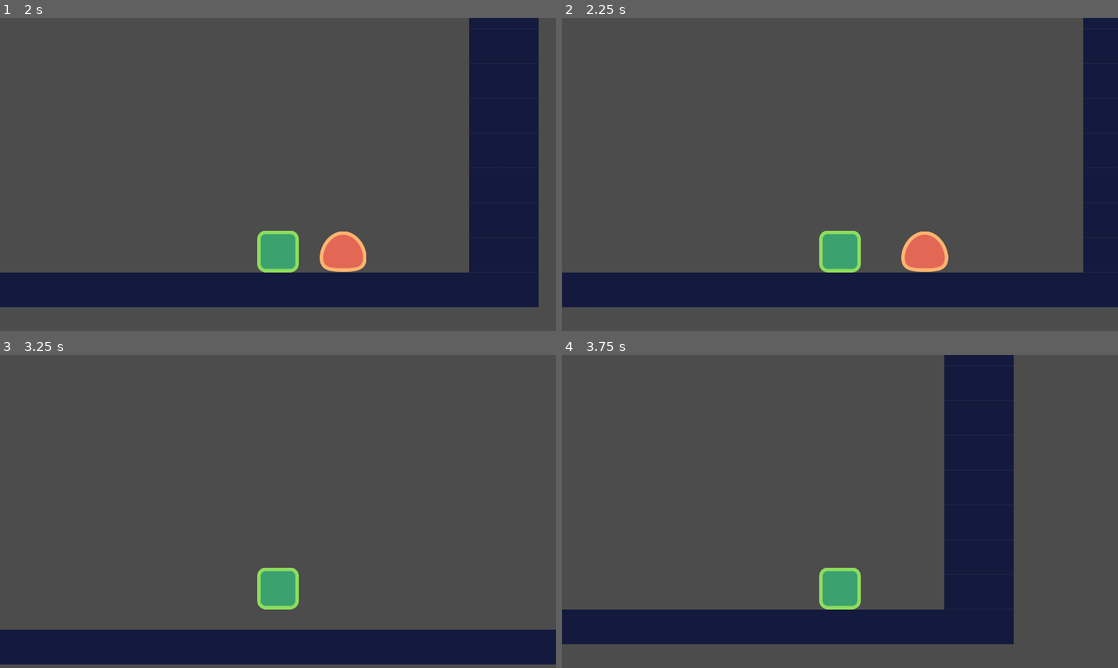
Above: before the commit, frames 1-4 (two rows, left to right).
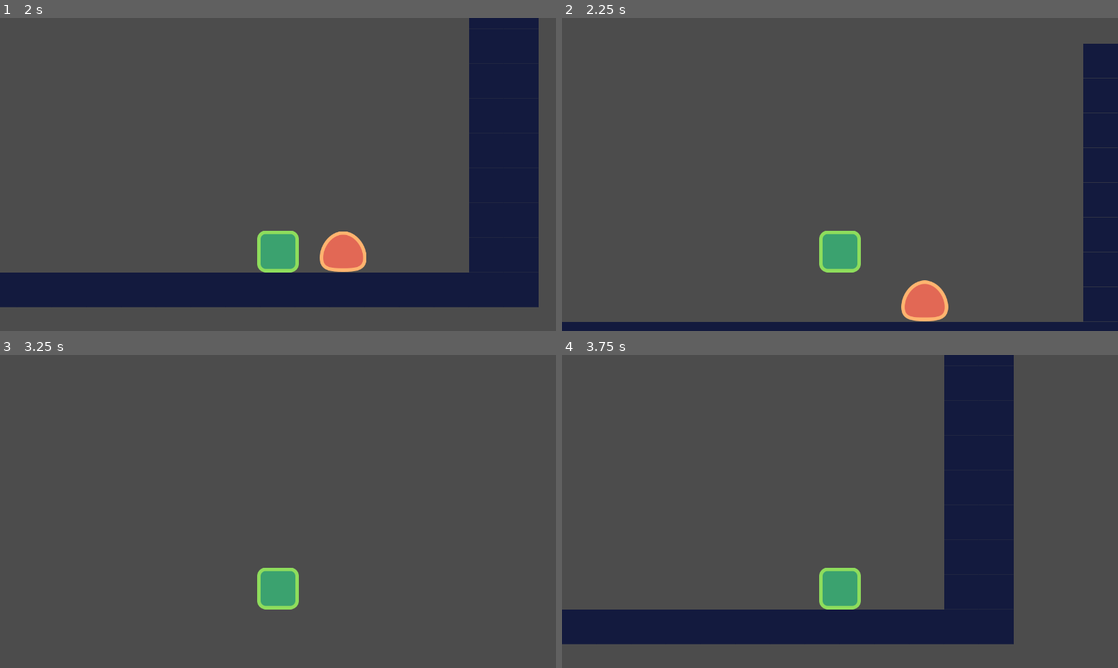
Above: after the commit, the same moments.

Repository: walizw/GodotProjects
Game: Godot game, scene res://scenes/level.tscn
Two runs of this game, one before a commit and one after it. Both use one fixed random seed, a clock stepped at 60 frames per second and the inputs below. The project has no main scene, so this scene is started directly.
Inputs:
- Up to frame 1 (2 s): tap Enter at 0.5 s; hold D (right) from 0.53 s (still down); tap W (jump) at 0.77, 1.52 s
- Up to frame 2 (2.25 s): release D (right) at 2.03 s; hold A (left) from 2.03 s (still down)
- Up to frame 3 (3.25 s): release A (left) at 2.78 s; hold D (right) from 2.78 s (still down); tap W (jump) at 3.02 s
- Up to frame 4 (3.75 s): keep holding D (right)

Frame 1 is identical in both runs. In frame 2, 15% of the frame differs, in the area x 0-100%, y 0-100%; in frame 3, 11%; in frame 4, nothing differs.

Commit message:
adding the player stomp jump

Diff:
--- a/1. Platformer/prefabs/enemy.tscn
+++ b/1. Platformer/prefabs/enemy.tscn
@@ -7,7 +7,7 @@
 extents = Vector2( 47, 33.5 )
 
 [sub_resource type="RectangleShape2D" id=2]
-extents = Vector2( 55, 10 )
+extents = Vector2( 60, 10 )
 
 [node name="enemy" type="KinematicBody2D"]
 collision_layer = 2
@@ -31,8 +31,7 @@
 [node name="StompDetector" type="Area2D" parent="."]
 modulate = Color( 0.0588235, 0, 1, 1 )
 position = Vector2( 0, -67 )
-collision_layer = 0
-monitorable = false
+collision_layer = 2
 
 [node name="CollisionShape2D" type="CollisionShape2D" parent="StompDetector"]
 position = Vector2( 0, -11 )
--- a/1. Platformer/prefabs/player.tscn
+++ b/1. Platformer/prefabs/player.tscn
@@ -6,8 +6,11 @@
 [sub_resource type="RectangleShape2D" id=1]
 extents = Vector2( 40, 44 )
 
+[sub_resource type="RectangleShape2D" id=2]
+extents = Vector2( 45, 47.5 )
+
 [node name="player" type="KinematicBody2D"]
-collision_mask = 8
+collision_mask = 10
 script = ExtResource( 2 )
 grav = 500.0
 
@@ -22,3 +25,15 @@
 [node name="Camera2D" type="Camera2D" parent="."]
 position = Vector2( 0, -225 )
 current = true
+
+[node name="EnemyDetector" type="Area2D" parent="."]
+modulate = Color( 0.0117647, 0, 1, 1 )
+collision_mask = 2
+monitorable = false
+
+[node name="CollisionShape2D" type="CollisionShape2D" parent="EnemyDetector"]
+position = Vector2( 0, -40.5 )
+shape = SubResource( 2 )
+
+[connection signal="area_entered" from="EnemyDetector" to="." method="_on_EnemyDetector_area_entered"]
+[connection signal="body_entered" from="EnemyDetector" to="." method="_on_EnemyDetector_body_entered"]
--- a/1. Platformer/scripts/player.gd
+++ b/1. Platformer/scripts/player.gd
@@ -1,4 +1,12 @@
 extends Actor
+
+export var stomp_impulse: = 1000.0
+
+func _on_EnemyDetector_area_entered(area: Area2D) -> void:
+	_velocity = calculate_stomp_velocity (_velocity, stomp_impulse)
+
+func _on_EnemyDetector_body_entered(body: Node) -> void:
+	queue_free ()
 
 func _physics_process (delta: float) -> void:
 	var is_jump_interrupted := Input.is_action_just_released ("jump") and _velocity.y < 0.0
@@ -27,3 +35,11 @@
 	if jump_interrupted:
 		out.y = 0.0
 	return out
+
+func calculate_stomp_velocity (
+		linear_velocity: Vector2,
+		impulse: float
+	) -> Vector2:
+	var out := linear_velocity
+	out.y = -impulse
+	return out
Not shown: 1 places in 1. Platformer/prefabs/player.tscn that only renumber resources
